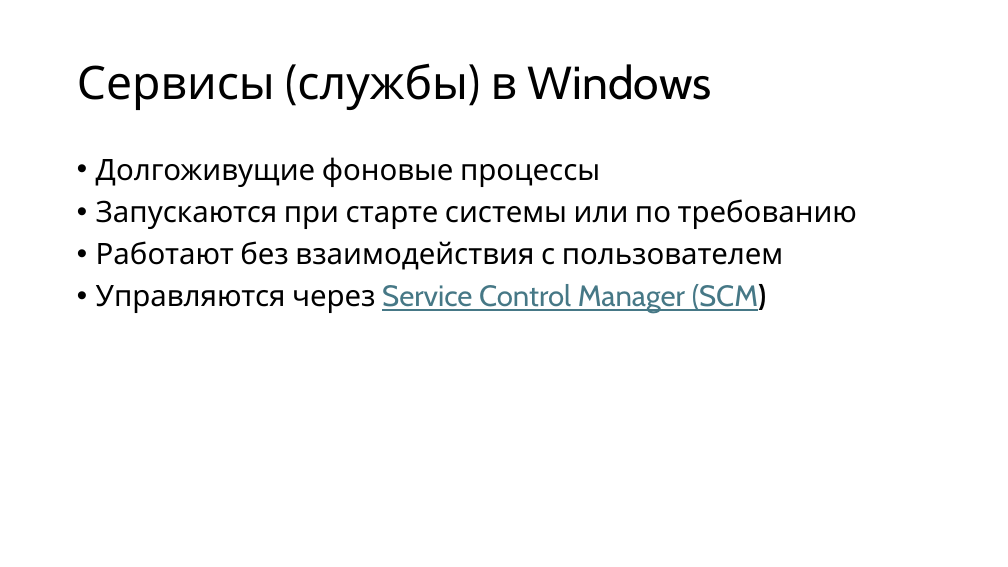
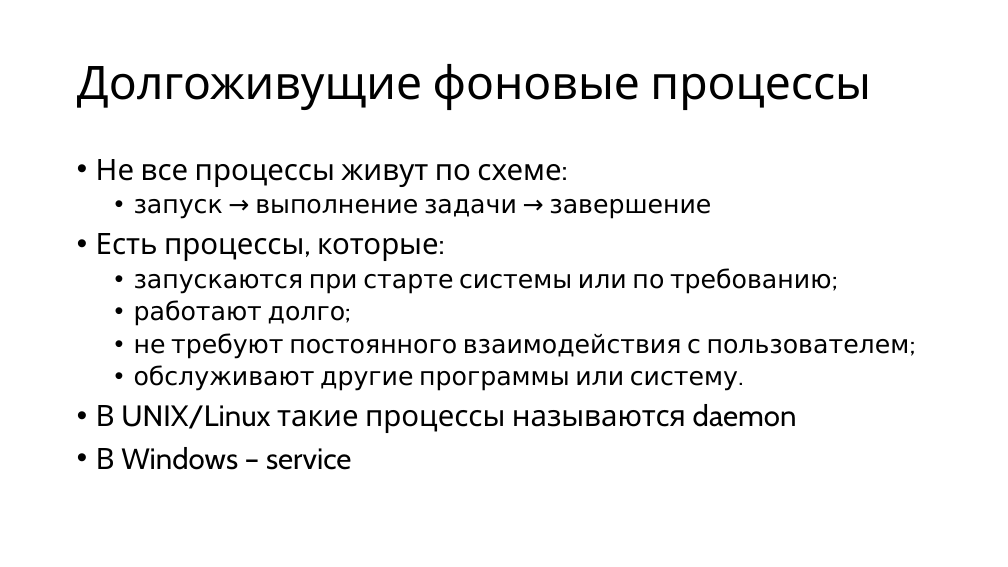
Before and after one commit to alexey-malov/os-course, a slide deck: slide 23 of lectures/03/Процессы.pptx (slide 42 before the commit). Drawn at 1008x567 pixels with LibreOffice and Linux fonts; fonts in the diff are those of the drawing. Boxes give left, top, right and bottom in pixels: in the first picture for what was removed or moved away, otherwise in the second. Text is boxed around its words. In the diff, an @@ line names an element or a change of style, - is before the commit and + after.

```diff
--- a/lectures/03/Процессы.pptx
+++ b/lectures/03/Процессы.pptx
@@ title at box(77, 64, 871, 110): text changed @@
-Сервисы (службы) в Windows
+Долгоживущие фоновые процессы
@@ text at box(96, 159, 910, 470): text changed; size 28 to 24 pt @@
-• Долгоживущие фоновые процессы
-• Запускаются при старте системы или по требованию
-• Работают без взаимодействия с пользователем
-• Управляются через Service Control Manager (SCM)
+• Не все процессы живут по схеме:
+  • запуск → выполнение задачи → завершение
+• Есть процессы, которые:
+  • запускаются при старте системы или по требованию;
+  • работают долго;
+  • не требуют постоянного взаимодействия с пользователем;
+  • обслуживают другие программы или систему.
+• В UNIX/Linux такие процессы называются daemon
+• В Windows – service
```
Also in this commit, not shown: 3 other slides changed, 27 slides added, 50 slides removed, 2 other files.
